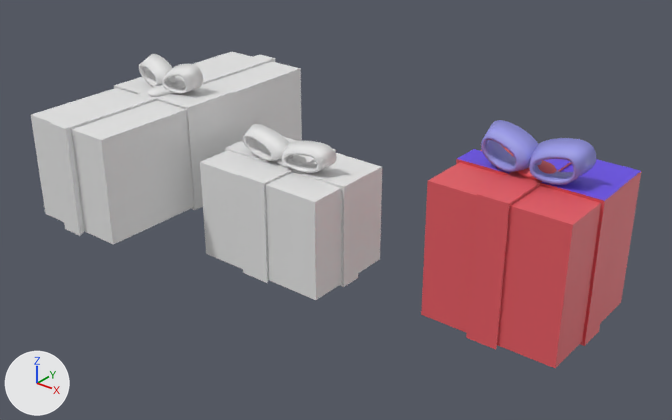
Renders of the Blender file graphicsSetup/floorModel/presentsBox.blend from each side of a commit.
Before and after are seen from a 50 mm camera at (4.9, -8.32, 2.99) aimed at (1.38, -3.92, 0.26). Every picture has the same lights, and +X, +Y and +Z are marked at lower left.

Objects in the first picture: 'BezierCircle', 'BezierCircle.001', 'BezierCircle.002', 'Cube', 'Cube.001', 'Cube.002'.
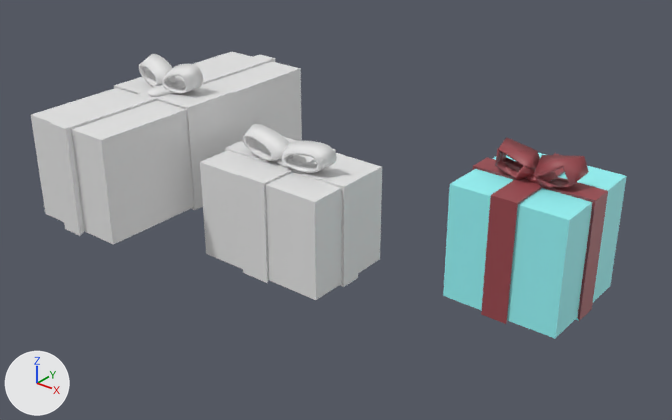
The edits, one by one:
Picture 'red.png' (img_red_png) is new.
Picture 'LightBlue' (img_lightblue) is new.
In material 'Material' (mat_material), base_color is no longer (0.8, 0.106, 0.126), red #e75c63.
In material 'Material' (mat_material), texture is now set to img_lightblue.
In material 'Material.001' (mat_material_001), base_color is no longer (0.14, 0.0735, 0.8), blue #694de7.
In material 'Material.001' (mat_material_001), texture is now set to img_red_png.
In material 'Material.002' (mat_material_002), base_color is no longer (0.314, 0.313, 0.8), blue #9898e7.
In material 'Material.002' (mat_material_002), texture is now set to img_red_png.
me_cube has 538 vertices, 566 faces and spans x -1.04..1.04, y -1.04..1.04, z -1.04..1.18.
me_cube is used by ob_cube; location (2.659, -3.617, 0.299); scale (0.462, 0.462, 0.462).
me_cube part 1: 290 of the faces centred in x -1.04..1.04, y -1.04..1.02, z 0.0..1.18 switch from mat_material (red #e75c63) to mat_material_001 (picture img_red_png).
me_cube part 2: 5 of the faces centred in x -0.65..-0.03, y -0.62..0.59, z -1.04..-1.0 switch from mat_material (red #e75c63) to mat_material_001 (picture img_red_png).
me_cube part 3: 1 of the faces centred in x 0.62, y -0.03, z -1.04 switch from mat_material (red #e75c63) to mat_material_001 (picture img_red_png).
me_cube part 4: the 1 face centred in x 0.59, y 0.59, z 1.0 switches from mat_material_001 (blue #684de7) to mat_material (picture img_lightblue).
Object 'Cube' (ob_cube) moves from (2.659, -3.617, 0.299) to (2.682, -3.617, 0.358).
Object 'Cube' (ob_cube) is rescaled from (0.462, 0.462, 0.462) to (0.382, 0.382, 0.382).
Object 'BezierCircle' (ob_beziercircle) moves from (2.93, -3.623, 1.003) to (2.907, -3.622, 0.924).
Object 'BezierCircle' (ob_beziercircle) is rescaled from (0.178, 0.178, 0.178) to (0.147, 0.147, 0.147).
Object 'BezierCircle' (ob_beziercircle) gains a DECIMATE modifier named 'Decimate'.
Modifier setting: ratio = 0.07.

Where the change shows, as pixel boxes (x1, y1, x2, y2) in the pictures (672 x 420 px):
'Cube', surface changed, recoloured, moved, rescaled (17% narrower, 17% shorter): before (421, 145, 642, 368); after (443, 153, 627, 338)
'BezierCircle', surface changed, recoloured, moved, rescaled, modifiers changed (18% narrower, 21% shorter): before (481, 120, 596, 185); after (495, 137, 589, 188)
part 1 of me_cube, recoloured: before (456, 159, 620, 350); after (473, 166, 608, 324)
part 4 of me_cube, recoloured: before (560, 159, 641, 188); after (558, 166, 626, 191)
